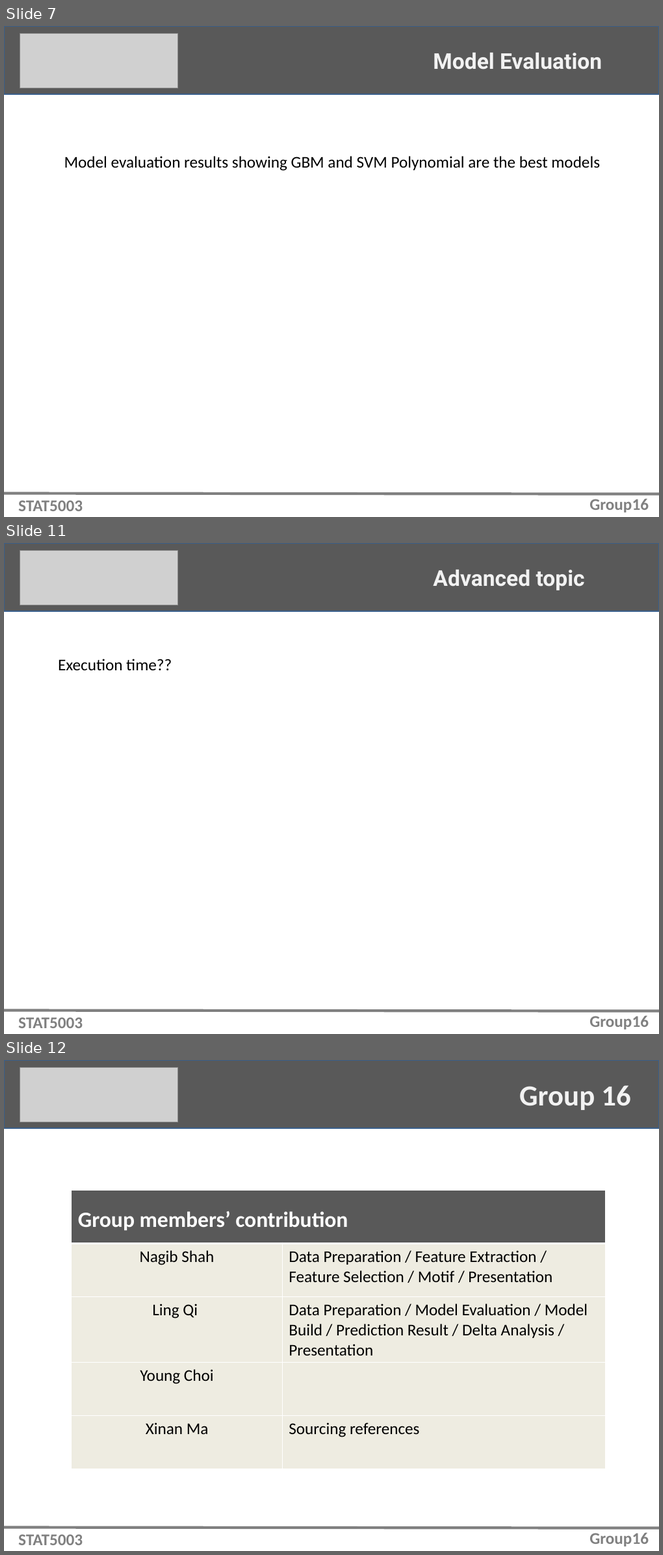
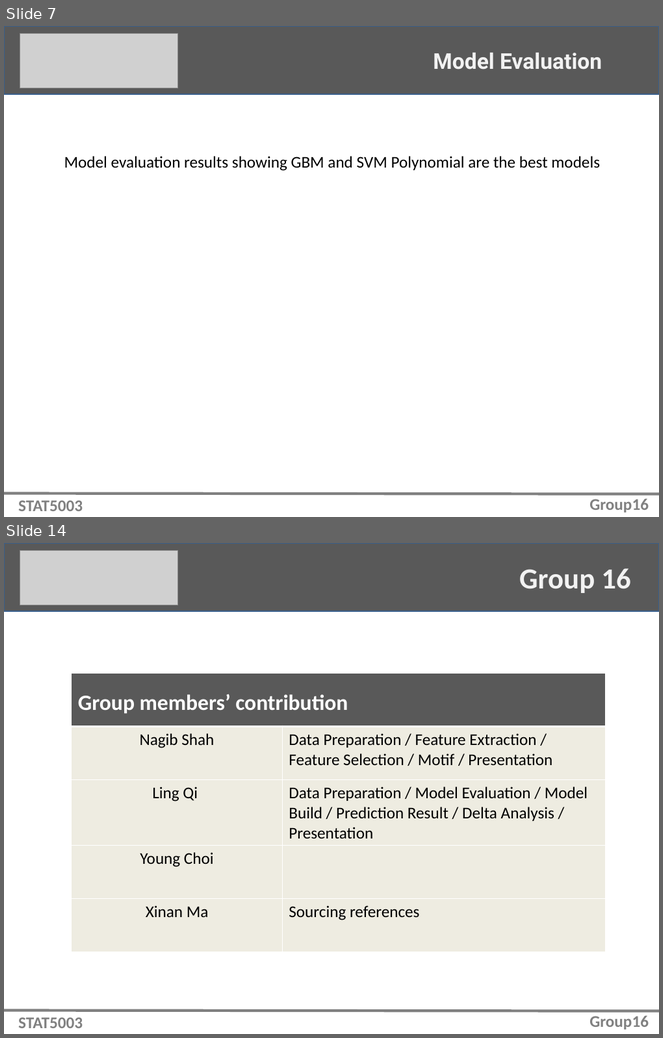
Before and after one commit to nagibshah/predicting-novel-kinase-substrates, a slide deck: Assignment2_Slides_LingVersion.pptx. Shown one above the other, each under a label of ours: slides 7, 11 and 12 before the commit, slides 7 and 14 after it; the slides between them are not shown. The pictures are 663x1555 and 663x1038 pixels, drawn with LibreOffice and Linux fonts; fonts in the diff are those of the drawing; grey boxes stand for pictures. Boxes give left, top, right and bottom in pixels: in the first picture for what was removed or moved away, otherwise in the second. Text is boxed around its words. In the diff, an @@ line names an element or a change of style, - is before the commit and + after.

Commit message:
Ling - slides 8-13

```diff
--- a/Assignment2_Slides_LingVersion.pptx
+++ b/Assignment2_Slides_LingVersion.pptx
@@ slide 11 removed at <box>4,543,659,1034</box>, background #FFFFFF @@
@@ rectangle removed at <box>4,543,659,611</box> @@
@@ picture removed at <box>20,551,178,605</box> @@
@@ text removed at <box>433,570,585,590</box> @@
-Advanced topic
@@ text removed at <box>58,659,172,670</box> @@
-Execution time??
@@ line removed from (4, 1011) to (659, 1012) @@
@@ text removed at <box>18,1017,83,1029</box> @@
-STAT5003
@@ text removed at <box>590,1016,649,1030</box> @@
-Group16
@@ what was slide 12 is now slide 14 @@
```
Also in this commit, not shown: 1 slide changed, 5 slides added, 2 other slides removed.
